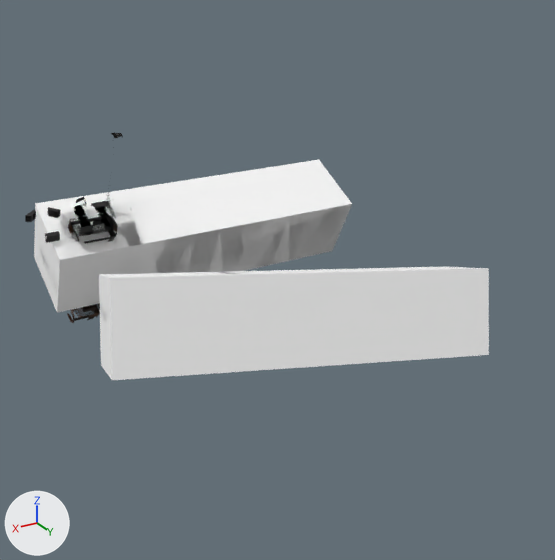
What one commit did to the glTF model run/ModularWarfare/prototype/assets/modularwarfare/gltf/melee/knife.gltf.
Both versions are drawn from a camera (50 mm lens) standing at (13.0, 21.9, 9.7) and looking at (1.5, 2.7, 0.2). Every picture has the same lights, and +X, +Y and +Z are marked at lower left. Both versions are drawn at frame 19 of the action 'animation.animations'; the numbers are the values there.

Names of what the first picture shows: 'leftArmLayerModel', 'leftArmLayerSlimModel', 'meleeModel', 'rightArmLayerModel', 'rightArmLayerSlimModel'.
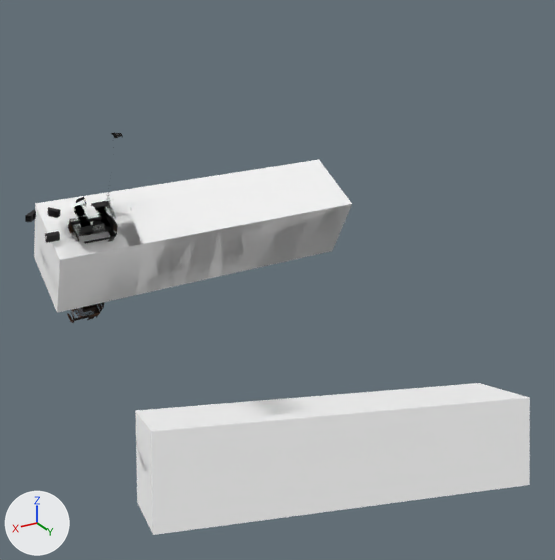
ob_leftarm is not drawn itself; it is the parent of ob_leftarmlayermodel, ob_leftarmlayerslimmodel, ob_leftarmmodel, ob_leftarmslimmodel.

Location of each change, [x1, y1, x2, y2] in pixels of the pictures (555 x 560 px):
'leftArmLayerModel', moved, turned: before [99, 267, 489, 380]; after [135, 383, 530, 535]
'leftArmLayerSlimModel', moved, turned: before [99, 271, 247, 375]; after [136, 399, 309, 525]

The change, as a list of edits to the scene's bpy script:
```text
Change ob_leftarm:
    ob_leftarm.location: (-0.631, 0.062, -0.0725) -> (-0.97, 0.062, -0.602)
    ob_leftarm.rotation_euler: (0.111, 0.344, -0.185) -> (0.111, 0.344, -0.188)  # degrees (6.4, 20, -11)
```
